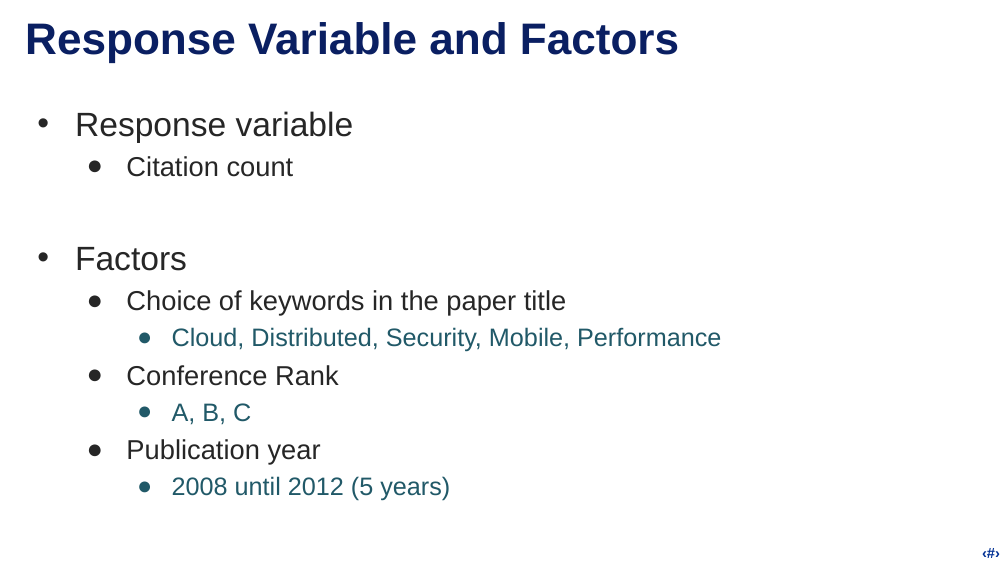
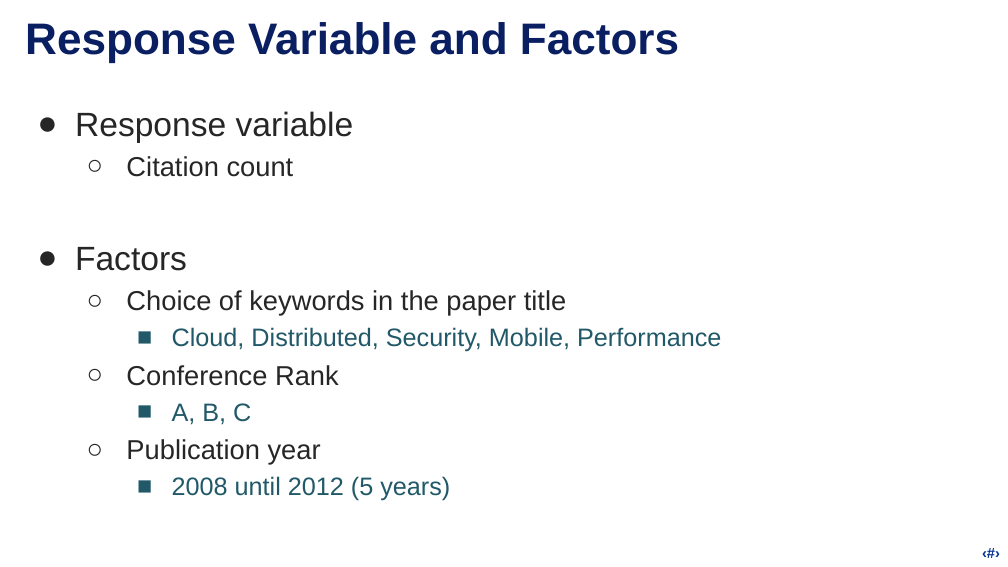
Before and after one commit to ugoel/ESOF522, a slide deck: slide 7 of Goel_Esof_2015.ppt.pptx (slide 6 before the commit). Drawn at 1008x567 pixels with LibreOffice and Linux fonts; fonts in the diff are those of the drawing; background and template pictures are left out. Boxes give left, top, right and bottom in pixels: in the first picture for what was removed or moved away, otherwise in the second. Text is boxed around its words. In the diff, an @@ line names an element or a change of style, - is before the commit and + after.

Commit message:
modified ppt

```diff
--- a/Goel_Esof_2015.ppt.pptx
+++ b/Goel_Esof_2015.ppt.pptx
@@ text "Response variable" at <box>75,111,721,501</box>: bullet • to ●; bullet ● to ○; bullet ● to ■ @@
```
Also in this commit, not shown: 3 other slides changed, 1 slide added, 1 other file.
